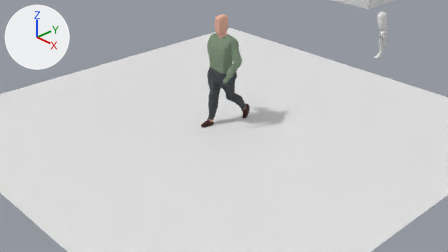
A saved change to the Blender file Blender files/character.blend.
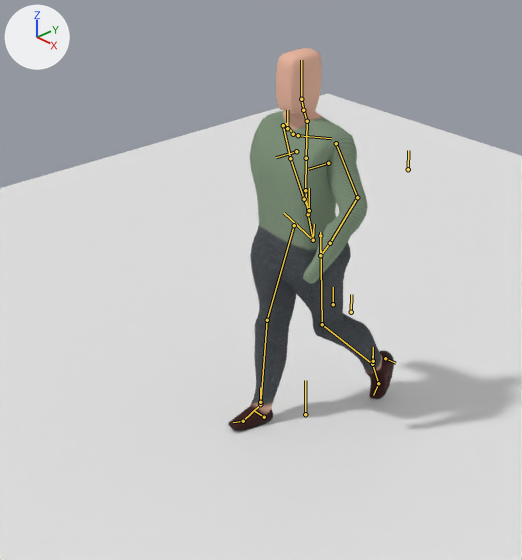
Old and new are each drawn from the file's camera 'Camera' and again close up on the part from 30% to 64% of the width and 0% to 66% of the height. The lights are fixed; the arrows at upper left show +X, +Y and +Z. Both versions are drawn at frame 4 of the action 'walk'; the numbers are the values there. The bones that bend it are drawn over the model as lines in the close-ups.

Names of what the first close-up shows: 'Plane', 'torso'.
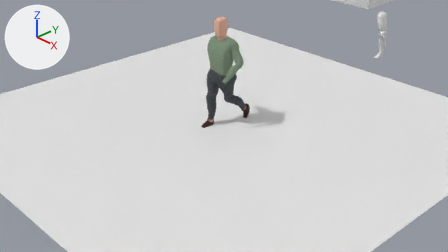
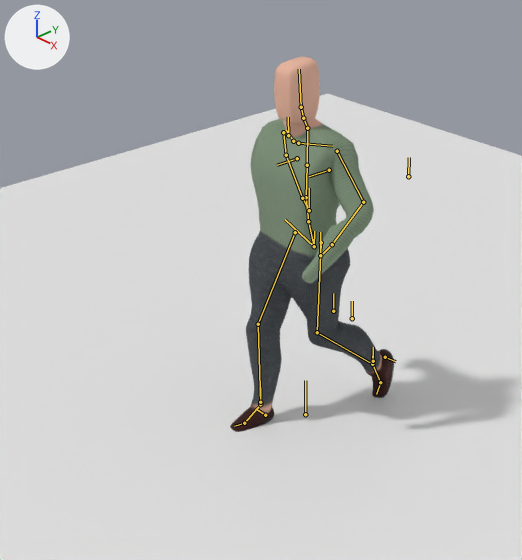
Commit message: finish walk animation

What differs and where, as boxes [x1, y1, x2, y2] in the close-ups (522 x 560 px):
'torso', posed: before [228, 48, 394, 431]; after [230, 57, 394, 432]
bone 'spine', root to tip: before (313, 240) to (308, 214); after (314, 246) to (308, 221)
bone 'spine.004', root to tip: before (307, 121) to (303, 110); after (307, 128) to (303, 118)

The change in detail:
Bone 'spine' (bone_spine) moves from (0.0, -0.024, 0.006) to (0.0, -0.063, 0.011).
Bone 'spine.004' (bone_spine_004) turns from (0, 0, 0) to (4, 0, 0) degrees about its own x, y and z.
